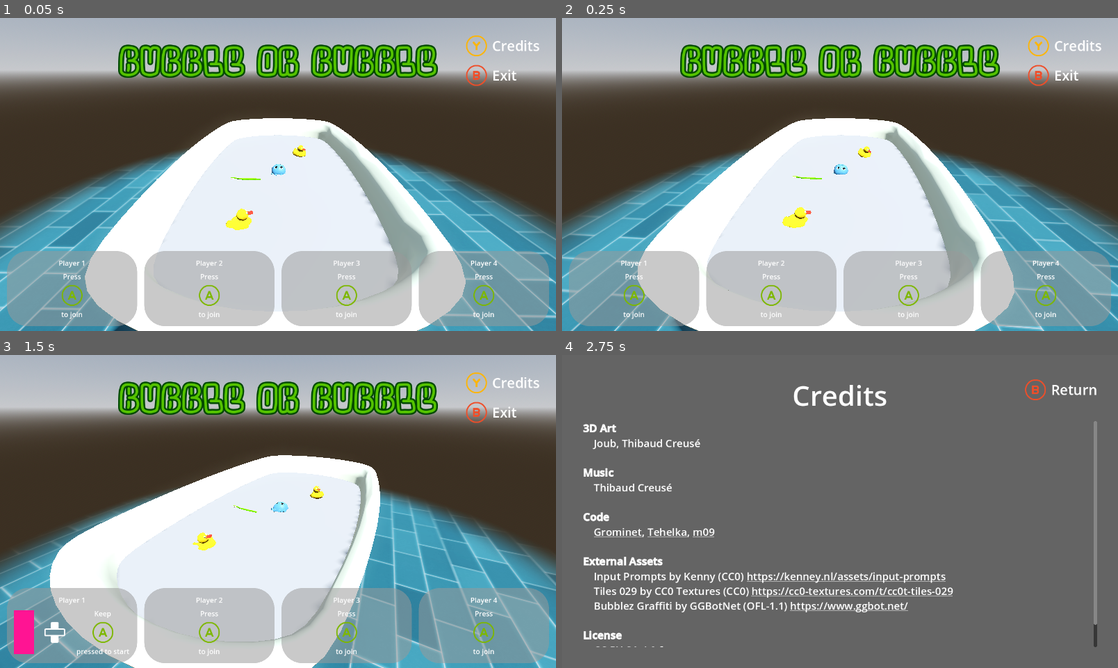
Above: before the commit, frames 1-4 (two rows, left to right).
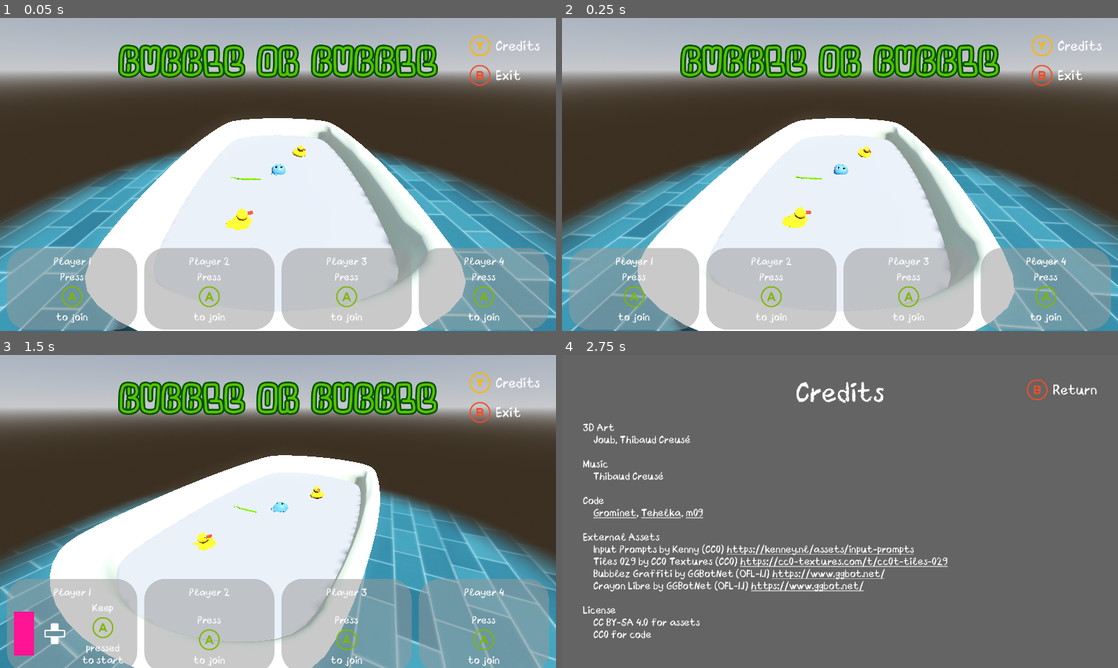
Above: after the commit, the same moments.

Repository: Gr0minet/ggj2025
Game: Godot game, scene res://scenes/game.tscn
Same seed, same stepped clock (60 frames per second), same inputs: the game is played once before the commit and once after it. Sound files missing from this copy of the repository are replaced by a short silence.
Inputs:
- Up to frame 1 (0.05 s): no input
- Up to frame 2 (0.25 s): no input
- Up to frame 3 (1.5 s): hold I (change_color_up) 0.53-1.28 s; hold J (join_game) 0.53-1.28 s; hold O (change_color_down) from 1.28 s (still down); tap J (join_game) at 1.35 s
- Up to frame 4 (2.75 s): release O (change_color_down) at 2.03 s; hold I (change_color_up) from 2.03 s (still down); hold C (show_credits) from 2.03 s (still down); tap J (join_game) at 2.3 s

The runs differ from the first frame. In frame 1, 3.5% of the frame differs, in the area x 1-99%, y 5-100%; in frame 2, 3.5%; in frame 3, 6.6%; in frame 4, 8.2%, in the area x 3-97%, y 7-94%.

Commit message:
Change default font
Signed-off-by: m09 <142691+m09@users.noreply.github.com>

Diff:
--- /dev/null
+++ b/godot/assets/default-theme.tres
@@ -0,0 +1,7 @@
+[gd_resource type="Theme" load_steps=2 format=3 uid="uid://bi022fj8qqi3f"]
+
+[ext_resource type="FontFile" uid="uid://3h307spwr30b" path="res://assets/fonts/crayon_libre/CrayonLibre.ttf" id="1_33skm"]
+
+[resource]
+default_font = ExtResource("1_33skm")
+default_font_size = 24
--- a/godot/menu/credits.tscn
+++ b/godot/menu/credits.tscn
@@ -57,6 +57,7 @@
     Input Prompts by Kenny (CC0) [url]https://kenney.nl/assets/input-prompts[/url]
     Tiles 029 by CC0 Textures (CC0) [url]https://cc0-textures.com/t/cc0t-tiles-029[/url]
     Bubblez Graffiti by GGBotNet (OFL-1.1) [url]https://www.ggbot.net/[/url]
+    Crayon Libre by GGBotNet (OFL-1.1) [url]https://www.ggbot.net/[/url]
 
 [b]License[/b]
     CC BY-SA 4.0 for assets
--- a/godot/menu/menu.tscn
+++ b/godot/menu/menu.tscn
@@ -2,7 +2,7 @@
 
 [ext_resource type="Script" path="res://menu/menu.gd" id="1_xshr6"]
 [ext_resource type="PackedScene" uid="uid://c5umynsbl4k7j" path="res://menu/player_join.tscn" id="2_67jmx"]
-[ext_resource type="FontFile" uid="uid://dlvgbiw5rw0lo" path="res://assets/Bubblez Graffiti/BubblezGraffiti.ttf" id="2_y4f5j"]
+[ext_resource type="FontFile" uid="uid://dlvgbiw5rw0lo" path="res://assets/fonts/Bubblez Graffiti/BubblezGraffiti.ttf" id="2_y4f5j"]
 [ext_resource type="Texture2D" uid="uid://diat305kkvrd0" path="res://assets/xbox_button_color_y_outline.png" id="3_qqugk"]
 [ext_resource type="Texture2D" uid="uid://ulhgphjey7qq" path="res://assets/xbox_button_color_b_outline.png" id="4_xihb2"]
 [ext_resource type="PackedScene" uid="uid://bb6rnwye04xbh" path="res://menu/credits.tscn" id="5_bcvg8"]
--- a/godot/menu/player_join.gd
+++ b/godot/menu/player_join.gd
@@ -56,7 +56,8 @@
 	color_picker.show()
 	rich_text_label.text = "[center]Keep
 [img]res://assets/xbox_button_color_a_outline.png[/img]
-pressed to start[/center]"
+pressed
+to start[/center]"
 	progress_bar_reset()
 
 
--- a/godot/project.godot
+++ b/godot/project.godot
@@ -32,6 +32,10 @@
 [global_group]
 
 item=""
+
+[gui]
+
+theme/custom="res://assets/default-theme.tres"
 
 [input]
 
Renamed: godot/assets/Bubblez Graffiti/BubblezGraffiti.ttf -> godot/assets/fonts/Bubblez Graffiti/BubblezGraffiti.ttf
Not shown, changed: godot/assets/fonts/Bubblez Graffiti/BubblezGraffiti.ttf.import
Renamed: godot/assets/Bubblez Graffiti/BubblezGraffitiItalic.ttf -> godot/assets/fonts/Bubblez Graffiti/BubblezGraffitiItalic.ttf
Not shown, added: godot/assets/fonts/Bubblez Graffiti/BubblezGraffitiItalic.ttf.import
Renamed: godot/assets/Bubblez Graffiti/COPYRIGHT.txt -> godot/assets/fonts/Bubblez Graffiti/COPYRIGHT.txt
Renamed: godot/assets/Bubblez Graffiti/LICENSE.txt -> godot/assets/fonts/Bubblez Graffiti/LICENSE.txt
Renamed: godot/assets/Bubblez Graffiti/License.txt -> godot/assets/fonts/Bubblez Graffiti/License.txt
Renamed: godot/assets/Bubblez Graffiti/readme_6.txt -> godot/assets/fonts/Bubblez Graffiti/readme_6.txt
Binary file added: godot/assets/fonts/crayon_libre/CrayonLibre.ttf
Not shown, changed: godot/assets/fonts/crayon_libre/CrayonLibre.ttf.import
